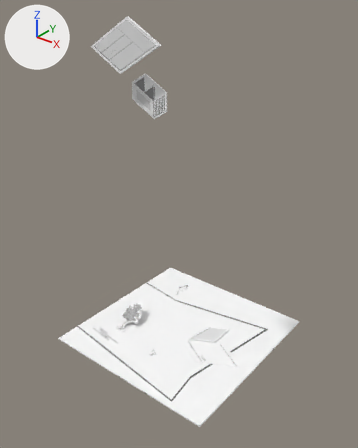
Before and after pictures for a commit that changed the glTF model others/3.gltf.
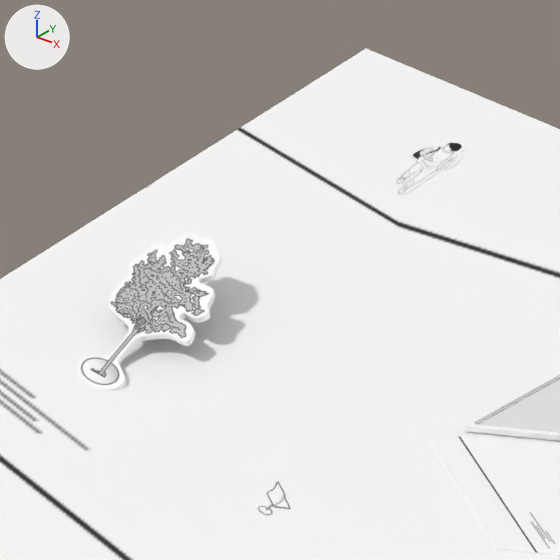
There are two pictures of each version: one whole from a 50 mm camera at (0.651, -0.826, 0.802) aimed at (0.01, -0.024, 0.305), one close up on the part from 28% to 58% of the width and 58% to 81% of the height. The lights are fixed; the arrows at upper left show +X, +Y and +Z. Both versions are drawn at frame 34 of the action 'Curve.012Action.002'; the numbers are the values there.

Script lines for the objects in view, before the commit:
```python
me_mesh_010 = bpy.data.meshes.new('Mesh.010')
me_mesh_010.from_pydata(...)  # 744 vertices, 1484 faces; spans x -0.0222..0.0196, y -0.0005..0.0684, z -0.003..-0.0001
me_mesh_010.materials.append(mat_材质_011)  # picture img_树2
me_mesh_028 = bpy.data.meshes.new('Mesh.028')
me_mesh_028.from_pydata(...)  # 360 vertices, 716 faces; spans x -0.00531..0.00436, y 0.0134..0.02497, z 0.00205..0.00376
me_mesh_028.materials.append(mat_材质_030)  # picture img_椅子
me_mesh_029 = bpy.data.meshes.new('Mesh.029')
me_mesh_029.from_pydata(...)  # 744 vertices, 1484 faces; spans x 0.0003..0.0076, y 0.0964..0.1198, z -0.002..-0.0003
me_mesh_029.materials.append(mat_材质_031)  # picture img_人物1
ob_curve_011 = bpy.data.objects.new('Curve.011', me_mesh_028)
ob_curve_011.location = (0.0039, -0.1539, -0.0178)
ob_curve_011.scale = (1.99, 1.99, 0.941)
ob_curve_012 = bpy.data.objects.new('Curve.012', me_mesh_029)
ob_curve_012.location = (-0.0312, -0.1564, -0.018)
ob_curve_012.scale = (1.71, 1.71, 0.992)
ob_树2_001 = bpy.data.objects.new('树2.001', me_mesh_010)
ob_树2_001.location = (-0.1262, -0.1083, -0.0146)
ob_树2_001.rotation_euler = (0.356, 0.0, 0.0)  # degrees (20, 0, 0)
ob_树2_001.scale = (1.44, 1.44, 1.3)
# also in view: '平面' at (0.0, 0.0, -0.016); '人物3' at (-0.119, 0.146, -0.015); 'Curve.003' at (0.07, 0.026, -0.012); 'Curve.004' at (0.113, -0.029, -0.015)
```
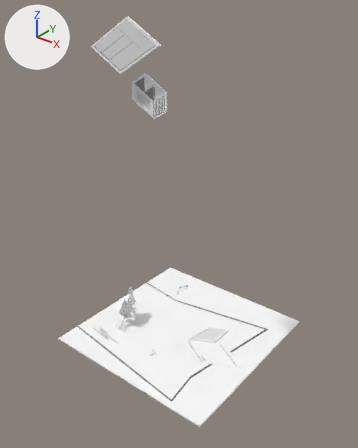
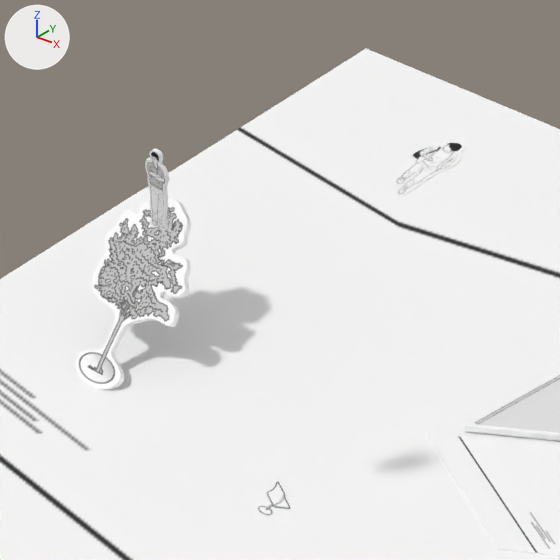
Where the change shows, as pixel boxes [x1, y1, x2, y2] in the close-ups (560 x 560 px):
'树2.001', turned
    before: [77, 232, 222, 390]
    after: [75, 198, 191, 389]
'Curve.012', turned (not visible before)
    after: [145, 148, 170, 230]

The change, as a list of edits to the scene's bpy script:
```text
Change ob_树2_001:
    ob_树2_001.rotation_euler: (0.356, 0.0, 0.0) -> (0.805, 0.0, 0.0)  # degrees (20, 0, 0) -> degrees (46, 0, 0)
Change ob_curve_012:
    ob_curve_012.rotation_euler: (0.0, 0.0, 0.0) -> (1.571, 0.0, 0.0)  # degrees (0, 0, 0) -> degrees (90, 0, 0)
```
